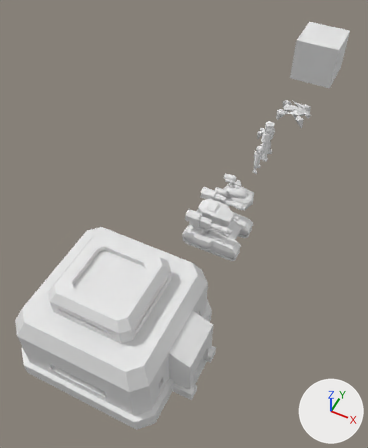
The Blender file rubens-psx-engine/Content/RTS_stuff.blend, before and after one commit.
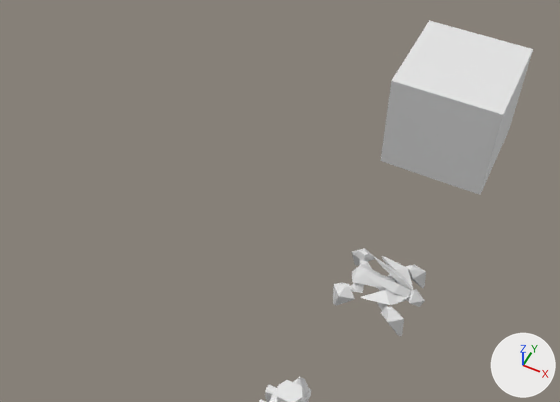
Old and new are each drawn whole from a 50 mm lens placed at (2.62, -11.08, 6.99), pointed at (-0.23, -5.39, -0.12) and again close up from a 50 mm lens placed at (1.51, -5.21, 5.38), pointed at (-0.52, -1.14, 0.29). Arrows for +X, +Y and +Z are at lower right; the lights stay in place.
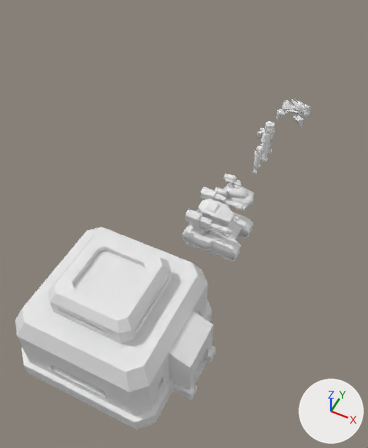
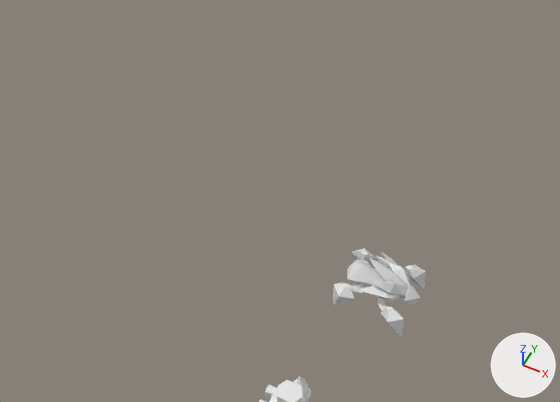
Where the change shows, as pixel boxes (x1, y1, x2, y2) in the close-ups (560 x 402 px; the box of a moved part takes in the faces that stretch with it):
'Cube', hidden: before (381, 20, 533, 195)
part 1 of me_cube_006, added: after (370, 258, 407, 287)
part 2 of me_cube_006, moved or reshaped: before (352, 256, 425, 307); after (347, 252, 420, 305)

What changed in the scene script:
```text
Change me_cube_006:
    used by ob_cube_001; location = (0.5, -1.5, 0.0)
    remove me_cube_006.from_pydata(...)  # 94 vertices, 80 faces; spans x -0.263..0.457, y -0.315..0.005, z -0.015..0.373
    add me_cube_006.from_pydata(...)  # 109 vertices, 91 faces; spans x -0.263..0.417, y -0.315..0.0, z -0.015..0.459
    me_cube_006 part 1: a new loose piece of 15 vertices spanning x -0.045..0.302, y -0.057..0.0, z 0.23..0.459, in mat_material (white #e7e7e7)
    me_cube_006 part 2
    46 vertices move from x -0.182..0.457, y -0.234..0.005, z 0.085..0.373 to x -0.222..0.417, y -0.196..0.0, z 0.08..0.405
Change ob_cube:
    add ob_cube.hide_set(True)
```
